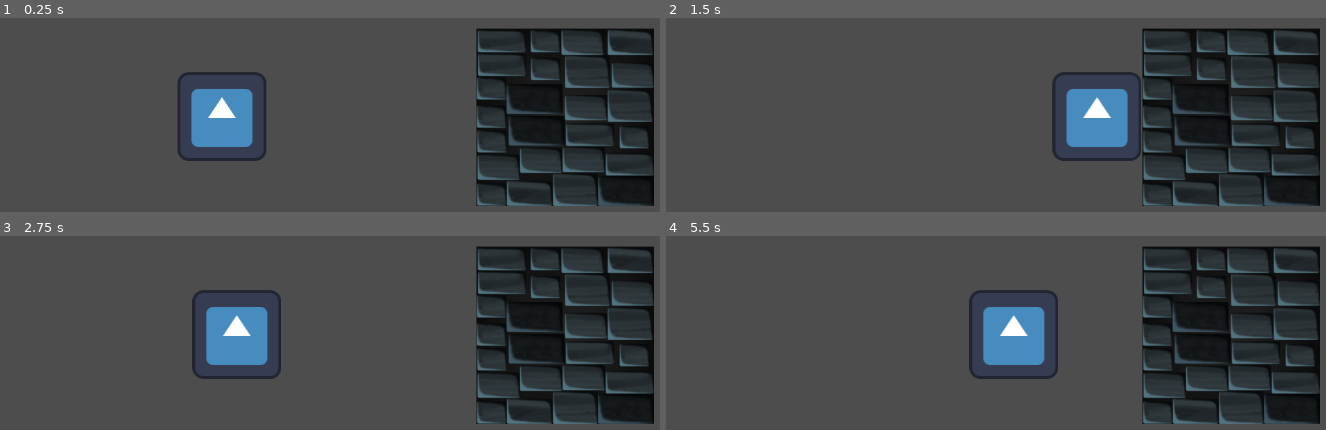
Above: before the commit, frames 1-4 (two rows, left to right).
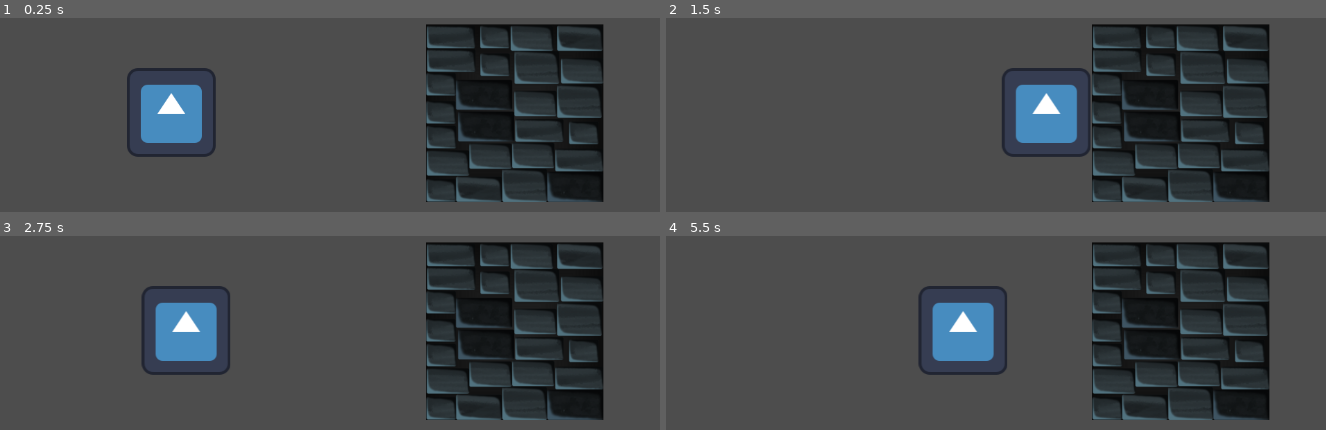
Above: after the commit, the same moments.

Repository: FelipeMessias2/SpaceKnight
Game: Godot game, scene res://cenaP.tscn
Same seed, same stepped clock (60 frames per second), same inputs: the game is played once before the commit and once after it. The engine's default icon, where the game draws it, is replaced by a stand-in: a white triangle on a blue panel in a dark square.
Inputs:
- Up to frame 1 (0.25 s): no input
- Up to frame 2 (1.5 s): tap Enter (ui_accept) at 0.5, 0.6, 0.77, 1.07, 1.35 s; hold Right (Direita) from 0.53 s (still down)
- Up to frame 3 (2.75 s): tap Enter (ui_accept) at 1.52, 1.82, 2, 2.1 s; release Right (Direita) at 2.03 s; hold A (Esquerda) from 2.03 s (still down)
- Up to frame 4 (5.5 s): release A (Esquerda) at 2.78 s; hold Right (Direita) 2.78-4.28 s; tap Enter (ui_accept) at 2.85, 3.02, 3.32, 3.6, 3.77, 4.07, 4.25, 4.35, 4.52, 4.82, 5.1 s; hold A (Esquerda) 4.28-5.03 s; hold Right (Direita) from 5.03 s (still down)

The runs differ from the first frame. In frame 1, 27% of the frame differs, in the area x 19-100%, y 3-97%; in frame 2, 25%; in frame 3, 27%; in frame 4, 27%, in the area x 38-100%, y 3-97%.

Commit message:
Game Over e organização das cenas
Adicionado cena de Game Over, e conectado com a Fase nave(caso seja atingido pelo asteroide chama a tela de GameOver). Organização das cenas, juntando-as para ficar mais organizado e seguir o padrão visto em aula.

Diff:
--- a/AsteroideCena.tscn
+++ b/AsteroideCena.tscn
@@ -1,9 +1,10 @@
 [gd_scene format=3 uid="uid://3ot1mi546sua"]
 
 [ext_resource type="Texture2D" uid="uid://bqlheyppq0mhg" path="res://Arte/Arte_espacial/Foozle_2DS0015_Void_EnvironmentPack/Asteroids/PNGs/Asteroid 01 - Explode.png" id="1_7q565"]
+[ext_resource type="Script" uid="uid://c5ukgfpiaooxf" path="res://asteroide_cena.gd" id="1_uvu2l"]
 
 [sub_resource type="CircleShape2D" id="CircleShape2D_uvu2l"]
-radius = 17.0
+radius = 27.018513
 
 [sub_resource type="AtlasTexture" id="AtlasTexture_7q565"]
 atlas = ExtResource("1_7q565")
@@ -69,16 +70,20 @@
 "speed": 5.0
 }]
 
-[node name="RigidBody2D_Obstáculo" type="RigidBody2D" unique_id=1568276614]
-position = Vector2(-60, 37)
+[node name="CharacterBody2D_Obstáculo" type="CharacterBody2D" unique_id=282668546]
+position = Vector2(388, 148)
+script = ExtResource("1_uvu2l")
+metadata/_edit_group_ = true
 
 [node name="Sprite2D" type="Sprite2D" parent="." unique_id=1997898074]
-position = Vector2(-320, 0)
-scale = Vector2(0.8098958, 1)
+position = Vector2(-26.500008, 44)
+scale = Vector2(1.3541677, 1.627907)
 texture = ExtResource("1_7q565")
+region_enabled = true
+region_rect = Rect2(24, 25.5, 48, 43)
 
 [node name="CollisionShape2D" type="CollisionShape2D" parent="." unique_id=215853765]
-position = Vector2(-593, 0)
+position = Vector2(-27, 46)
 shape = SubResource("CircleShape2D_uvu2l")
 
 [node name="AnimatedSprite2D" type="AnimatedSprite2D" parent="." unique_id=374055332]
--- a/CenaNave.tscn
+++ b/CenaNave.tscn
@@ -34,9 +34,8 @@
 region_enabled = true
 region_rect = Rect2(95.66324, 0, 32.33676, 32)
 
-[node name="RigidBody2D_Obstáculo" type="RigidBody2D" parent="." unique_id=757039053]
-
-[node name="RigidBody2D_Obstáculo" parent="RigidBody2D_Obstáculo" unique_id=1568276614 instance=ExtResource("4_m3yir")]
-
 [node name="TiroNave_Cena" parent="." unique_id=1683016526 instance=ExtResource("5_oe2ed")]
 position = Vector2(-355, 286)
+
+[node name="RigidBody2D_Obstáculo2" parent="." unique_id=1568276614 instance=ExtResource("4_m3yir")]
+position = Vector2(1230, 165)
--- /dev/null
+++ b/GameOver.tscn
@@ -0,0 +1,40 @@
+[gd_scene format=3 uid="uid://dopooayle3rxu"]
+
+[node name="Control" type="Control" unique_id=106510237]
+layout_mode = 3
+anchors_preset = 15
+anchor_right = 1.0
+anchor_bottom = 1.0
+grow_horizontal = 2
+grow_vertical = 2
+
+[node name="ColorRect" type="ColorRect" parent="." unique_id=497202551]
+layout_mode = 0
+offset_left = -3.0
+offset_top = 2.0
+offset_right = 1151.0
+offset_bottom = 647.0
+color = Color(0.02745098, 0.101960786, 0.26666668, 1)
+
+[node name="CenterContainer" type="CenterContainer" parent="." unique_id=754466535]
+layout_mode = 0
+offset_left = 154.0
+offset_top = 16.0
+offset_right = 967.0
+offset_bottom = 520.0
+
+[node name="VBoxContainer" type="VBoxContainer" parent="CenterContainer" unique_id=816971546]
+layout_mode = 2
+size_flags_stretch_ratio = 0.0
+theme_override_constants/separation = 100
+
+[node name="Label" type="Label" parent="CenterContainer/VBoxContainer" unique_id=1223815009]
+layout_mode = 2
+theme_override_font_sizes/font_size = 130
+text = "GAME OVER"
+
+[node name="Button" type="Button" parent="CenterContainer/VBoxContainer" unique_id=802844721]
+layout_mode = 2
+theme_override_font_sizes/font_size = 50
+text = "<Tentar Novamente?>"
+flat = true
--- a/PlayerBody.gd
+++ b/PlayerBody.gd
@@ -24,7 +24,7 @@
 	#move_and_slide()
 ###
 func get_input():
-	var input_direction = Input.get_vector("Esquerda", "Direita", "", "")
+	var input_direction = Input.get_vector("Esquerda", "Direita", "Cima", "Baixo")
 	velocity = input_direction * speed
 
 func _physics_process(delta):
--- /dev/null
+++ b/asteroide_cena.gd
@@ -0,0 +1,19 @@
+extends CharacterBody2D
+@export var speed = 200
+
+# Called when the node enters the scene tree for the first time.
+func _ready() -> void:
+	pass # Replace with function body.
+	#move_local_x()# TALVEZ?
+
+func detecta_colisao() -> void:
+
+	pass
+
+# Called every frame. 'delta' is the elapsed time since the previous frame.
+func _process(delta: float) -> void:
+	position = position - transform.x * speed * delta
+
+	#TODO TALVEZ TENHA QUE TIRAR, JÁ QUE VAI VIR DE FORA DA TELA
+func _on_VisibleOnScreenNotifier2D_screen_exited() -> void: #Se o asteroide sai da tela, é destruído
+	queue_free()
--- a/cenaP.tscn
+++ b/cenaP.tscn
@@ -1,8 +1,11 @@
 [gd_scene format=3 uid="uid://dqdr61cooeom5"]
 
 [ext_resource type="Script" uid="uid://dvnthcuuafrxj" path="res://PlayerBody.gd" id="1_34bku"]
+[ext_resource type="Script" uid="uid://n43jo6s8aj8i" path="res://cena_p.gd" id="1_vomve"]
 [ext_resource type="Texture2D" uid="uid://bv5tpmnaa0d5j" path="res://icon.svg" id="2_rimhs"]
 [ext_resource type="Texture2D" uid="uid://b6ydmmeyhqkqa" path="res://Arte/Parede/bricks/Brickwall2_Texture.png" id="3_rimhs"]
+[ext_resource type="PackedScene" uid="uid://bkhuxv5rom7t6" path="res://CenaNave.tscn" id="4_1wcgw"]
+[ext_resource type="PackedScene" uid="uid://dopooayle3rxu" path="res://GameOver.tscn" id="5_2y7k1"]
 
 [sub_resource type="RectangleShape2D" id="RectangleShape2D_1wcgw"]
 size = Vector2(121, 110)
@@ -11,35 +14,45 @@
 size = Vector2(259.5, 261.5)
 
 [node name="Game" type="Node2D" unique_id=307514444]
+script = ExtResource("1_vomve")
 
-[node name="CharacterBody2D_Player" type="CharacterBody2D" parent="." unique_id=508051765]
-position = Vector2(15, 135)
+[node name="LevelPrincipal" type="Node2D" parent="." unique_id=1308317790]
+
+[node name="CharacterBody2D_Player" type="CharacterBody2D" parent="LevelPrincipal" unique_id=508051765]
+position = Vector2(-58, 129)
 collision_mask = 30
 script = ExtResource("1_34bku")
 metadata/_edit_group_ = true
 
-[node name="CollisionShape2D" type="CollisionShape2D" parent="CharacterBody2D_Player" unique_id=1904926497]
+[node name="CollisionShape2D" type="CollisionShape2D" parent="LevelPrincipal/CharacterBody2D_Player" unique_id=1904926497]
 position = Vector2(306.5, 206)
 shape = SubResource("RectangleShape2D_1wcgw")
 one_way_collision = true
 
-[node name="Sprite2D" type="Sprite2D" parent="CharacterBody2D_Player" unique_id=956320972]
+[node name="Sprite2D" type="Sprite2D" parent="LevelPrincipal/CharacterBody2D_Player" unique_id=956320972]
 position = Vector2(305, 205)
 texture = ExtResource("2_rimhs")
 
-[node name="StaticBody2D_Parede" type="StaticBody2D" parent="." unique_id=1349494895]
-position = Vector2(-38, 121)
+[node name="StaticBody2D_Parede" type="StaticBody2D" parent="LevelPrincipal" unique_id=1349494895]
+position = Vector2(-111, 115)
 collision_layer = 4
 collision_mask = 11
 metadata/_edit_group_ = true
 
-[node name="Sprite2D" type="Sprite2D" parent="StaticBody2D_Parede" unique_id=1126683811]
+[node name="Sprite2D" type="Sprite2D" parent="LevelPrincipal/StaticBody2D_Parede" unique_id=1126683811]
 position = Vector2(853, 220)
 texture = ExtResource("3_rimhs")
 
-[node name="CollisionShape2D" type="CollisionShape2D" parent="StaticBody2D_Parede" unique_id=2033552253]
+[node name="CollisionShape2D" type="CollisionShape2D" parent="LevelPrincipal/StaticBody2D_Parede" unique_id=2033552253]
 visibility_layer = 9
 position = Vector2(851.25, 221.75)
 shape = SubResource("RectangleShape2D_2y7k1")
 
-[node name="StaticBody2D" type="StaticBody2D" parent="." unique_id=2116791275]
+[node name="LevelNave" parent="." unique_id=827086504 instance=ExtResource("4_1wcgw")]
+position = Vector2(-2141, 620)
+
+[node name="GameOver" parent="." unique_id=106510237 instance=ExtResource("5_2y7k1")]
+offset_left = -1812.0
+offset_top = 149.0
+offset_right = -1812.0
+offset_bottom = 149.0
--- /dev/null
+++ b/cena_p.gd
@@ -0,0 +1,16 @@
+extends Node2D
+
+
+# Called when the node enters the scene tree for the first time.
+func _ready() -> void:
+	$GameOver.hide()
+	#$LevelPrincipal.hide() #TODO TALVEZ DEPOIS TENHA QUE SER ASSIM PARA FAZER COM QUE A NAVE SEJA PRIMEIRA
+	$LevelNave/CharacterBody2D_Nave.naveDestruida.connect(_on_nave_Destruida)
+
+
+# Called every frame. 'delta' is the elapsed time since the previous frame.
+func _process(delta: float) -> void:
+	pass
+
+func _on_nave_Destruida():#PARA FAZER FUNCIONAR, BASTA COLOCAR O GAME OVER E O LEVEL NAVE NO VIEWPORT, DEIXEI FORA PARA TESTAR OS LEVELS SEPARADAMENTE
+	$GameOver.show()
--- a/character_body_2d_nave.gd
+++ b/character_body_2d_nave.gd
@@ -3,39 +3,39 @@
 @export var speed = 400.0
 const JUMP_VELOCITY = -400.0
 const TIRO_NAVE_CENA = preload("res://CenaTiroNave.tscn") #Carrega na memória a cena do tiro
-#TODO ADICIONAR DEPOIS A CENA ASTEROIDE
+var vida = 3
+signal naveDestruida
+#const ASTEROIDE = preload("res://AsteroideCena.tscn") Acho que não faz sentido
 #TODO ADICIONAR MARKED2D PONTO DE TIRO, PARA DECIDIR ONDE O TIRO SAI DA NAVE
 #func _physics_process(delta: float) -> void:
-	## Add the gravity.
-	#if not is_on_floor():
-		#velocity += get_gravity() * delta
 #
-	## Handle jump.
-	#if Input.is_action_just_pressed("ui_accept") and is_on_floor():
-		#velocity.y = JUMP_VELOCITY
-#
-	## Get the input direction and handle the movement/deceleration.
-	## As good practice, you should replace UI actions with custom gameplay actions.
-	#var direction := Input.get_axis("ui_left", "ui_right")
-	#if direction:
-		#velocity.x = direction * SPEED
-	#else:
-		#velocity.x = move_toward(velocity.x, 0, SPEED)
-#
-	#move_and_slide()
+
 ###
 func get_input():
 	var input_direction = Input.get_vector("Esquerda", "Direita", "Cima", "Baixo")
 	velocity = input_direction * speed
+
+func tomar_dano():
+	vida = vida -1
+	if(vida<1):
+		print(vida)
+		naveDestruida.emit()#para juntar as duas fases depois
+		get_tree().change_scene_to_file("res://GameOver.tscn")
+		queue_free()
+
 func _physics_process(delta):
 	get_input()
 	var collision_info = move_and_collide(velocity * delta)
 	if Input.is_action_just_pressed("atirar(Nave)"):
 		atirar()
 
-	if collision_info:#PARA TESTE, RETIRAR DEPOIS
+
+	if collision_info:
+		tomar_dano()
+			#get_tree().change_scene("res://GameOver.tscn")
 		var collision_point = collision_info.get_position()
-		print(collision_point)
+		#print(collision_point)
+
 
 func atirar():
 	var tiro = TIRO_NAVE_CENA.instantiate()
Not shown: 1 places in CenaNave.tscn that only renumber resources
Not shown, added: asteroide_cena.gd.uid
Not shown, added: cena_p.gd.uid
